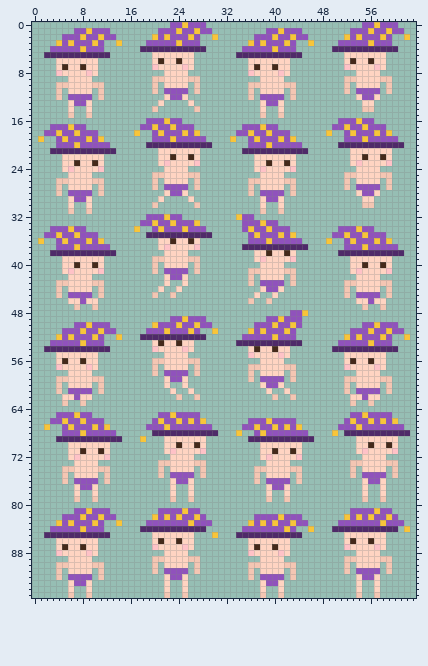
A sprite sheet gets an edit: Assets/Sprites/Player/Player-Movement.png. The picture above was drawn from the file before the commit.
The file is 64x96 pixels.
After the commit:
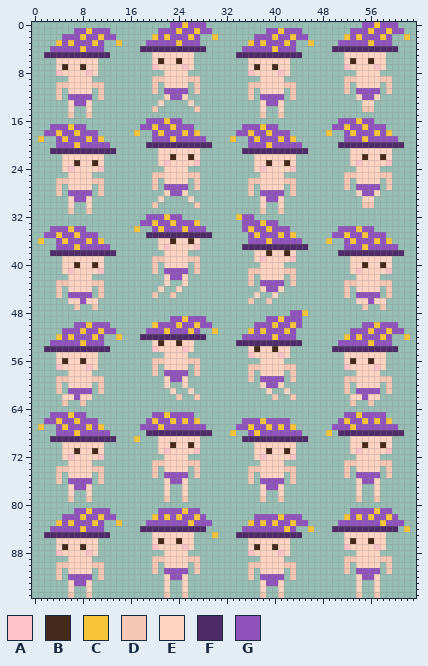
Palette (. is transparent): A #ffc2c7  B #452a1b  C #f8c53a  D #f4c6b3  E #ffd4c2  F #4f2a69  G #9052bc
The commit says: new player sprites, added a call for jumpsound
The exact change:
Changed rows in their new state; - is an unchanged pixel.
first column x 1:
65 --G--CG-.----------G-CG---.------------------------G-CG---.---
66 -G-CG-CG--.-------GCG-CGCGC.------G--CG---.-------GCG-CGCGC.--
67 C.-GCG--CGC.-----G--CG------.----G-CG-CGCGC.-----G--CG------.-
68 ---G--CG----.-----F----------.--C.-GCG------.---C.F----------.
69 --F----------.--C.--E------.------F----------.------E------.--
70 ----E------.--------E-BE-BE.--------E------.--------E-BE-BE.--
71 ----E-BE-BE.--------EAE---A.--------E-BE-BE.--------EAE---A.--
72 ----EAE---A.---------E---.----------EAE---A.---------E---.----
73 -----E---.---------D-E---D-.---------E---.---------D-E---D-.--
74 ---D-E---D-.-------D.E---.D.-------D-E---D-.-------D.E---.D.--
75 ---D.E---.D.-------D.G---.D.-------D.E---.D.-------D.G---.D.--
76 ---D.G---.D.---------EG-E.---------D.G---.D.---------EG-E.----
77 -----EG-E.-----------E.-E.-----------EG-E.-----------E.-E.----
78 -----E.-E.-----------E.-E.-----------E.-E.-----------E.-E.----
79 -----D.-D.-----------D.-D.-----------D.-D.-----------D.-D.----
Changed places in both pictures, as pixel boxes (x1, y1, x2, y2):
changed: (38, 412, 410, 502)
